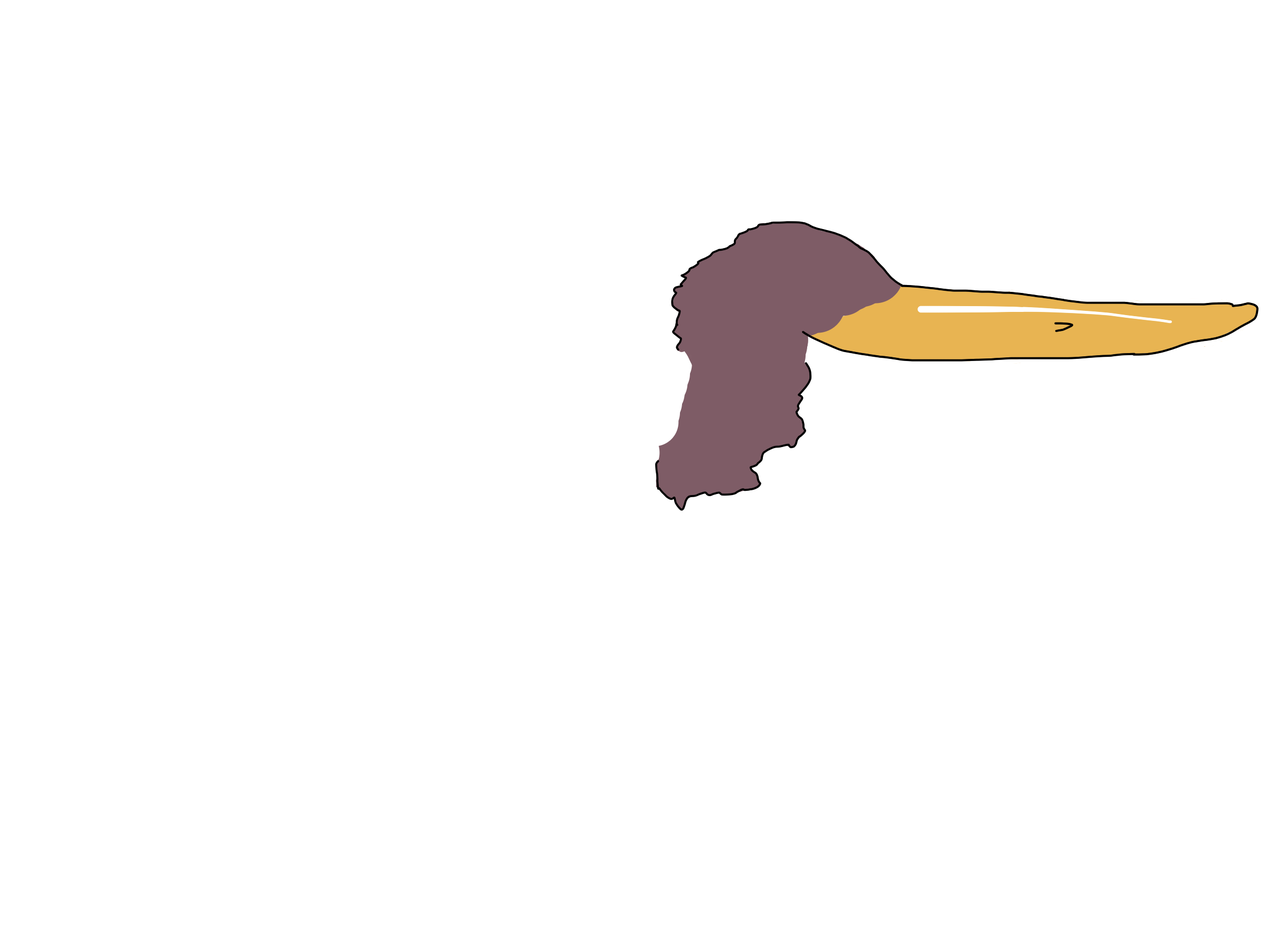
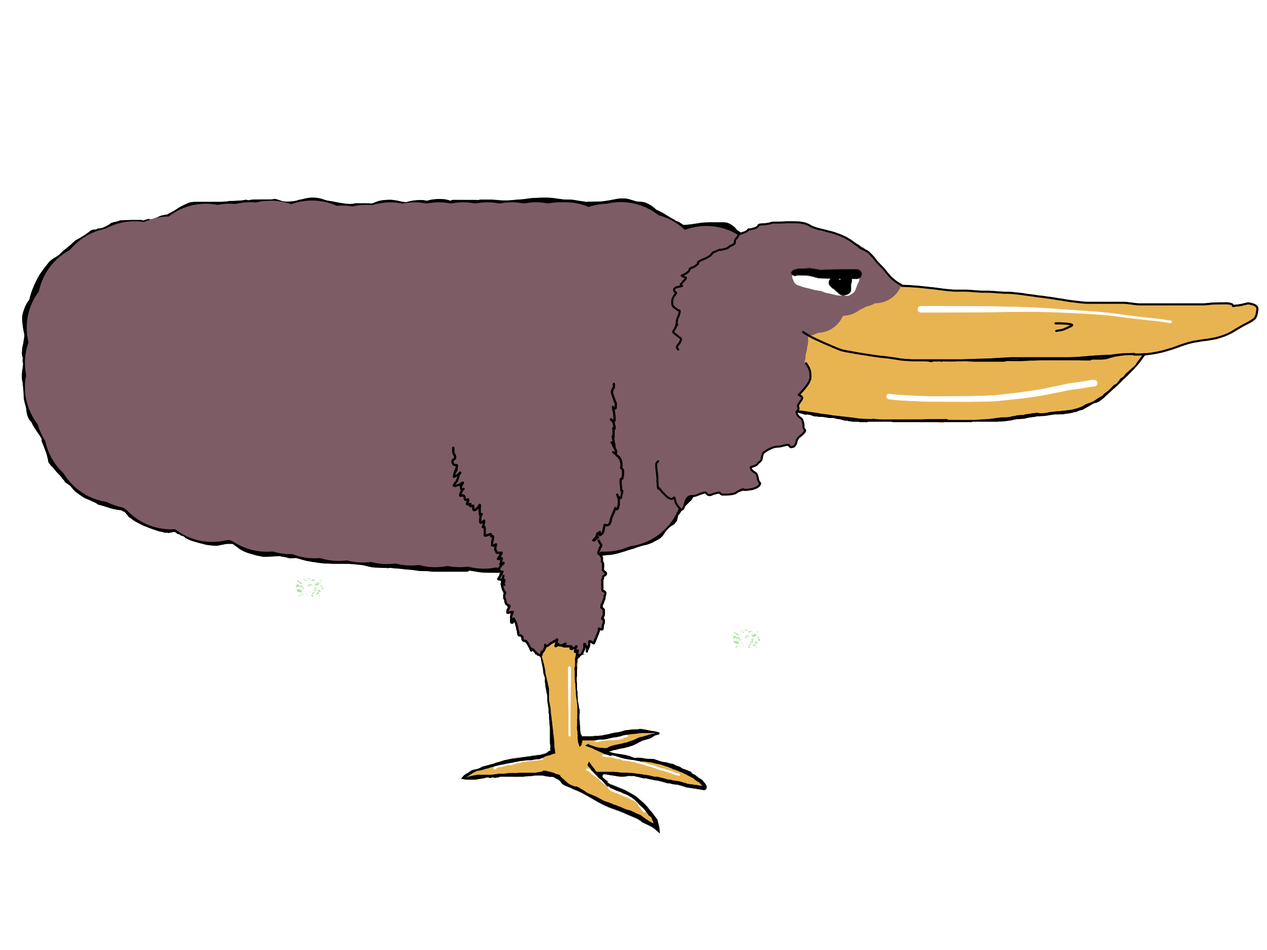
Layer changes from the first (1267, 950) image to the second:
showed "Warstwa 7" over [left=790, top=267, right=862, bottom=297]
showed "Warstwa 13" over [left=790, top=267, right=862, bottom=297]
showed "Warstwa 8" over [left=439, top=371, right=744, bottom=835]
showed "Warstwa 14" over [left=405, top=304, right=707, bottom=835]
painted on "Warstwa 10" over [left=270, top=197, right=1148, bottom=676]
showed "Warstwa 6 Scalone" over [left=790, top=267, right=1148, bottom=424]
showed "Warstwa 11" over [left=709, top=236, right=1148, bottom=424]
showed "Warstwa 9" over [left=21, top=197, right=879, bottom=575]
showed "Warstwa 2" over [left=21, top=197, right=743, bottom=609]
